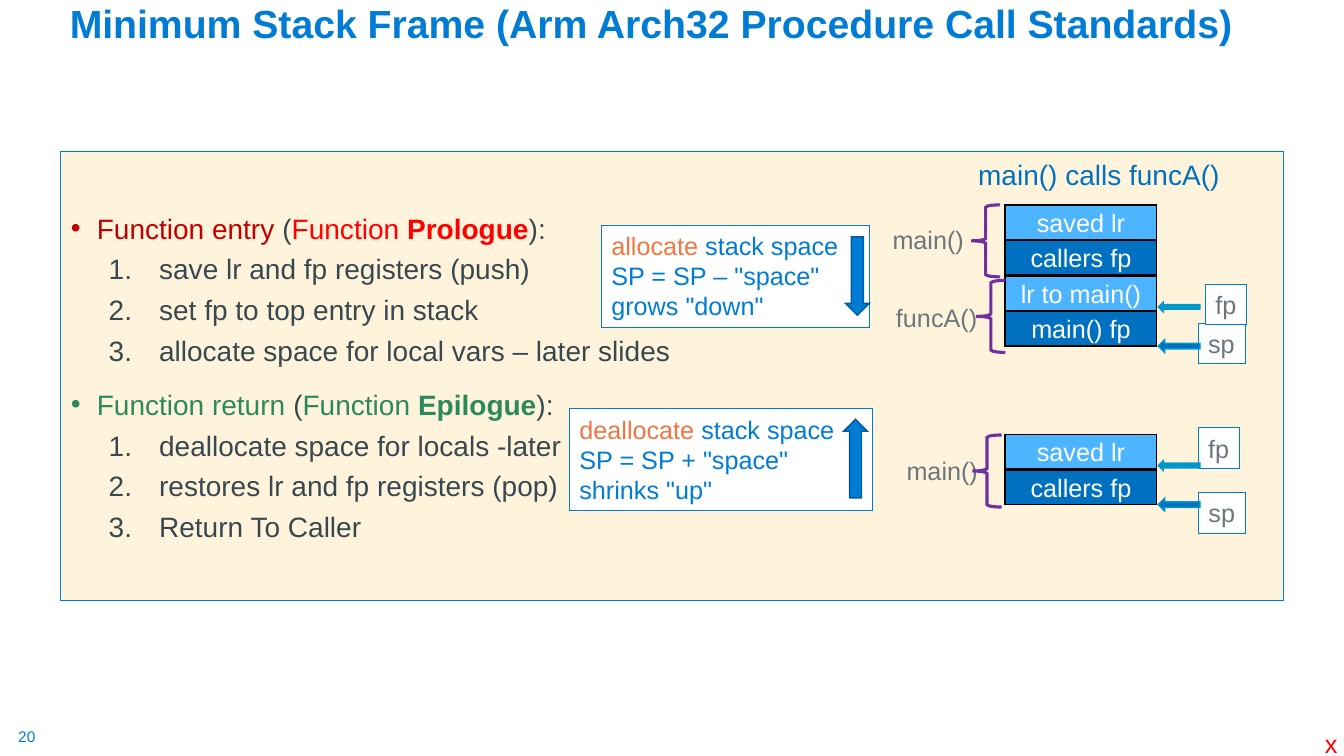
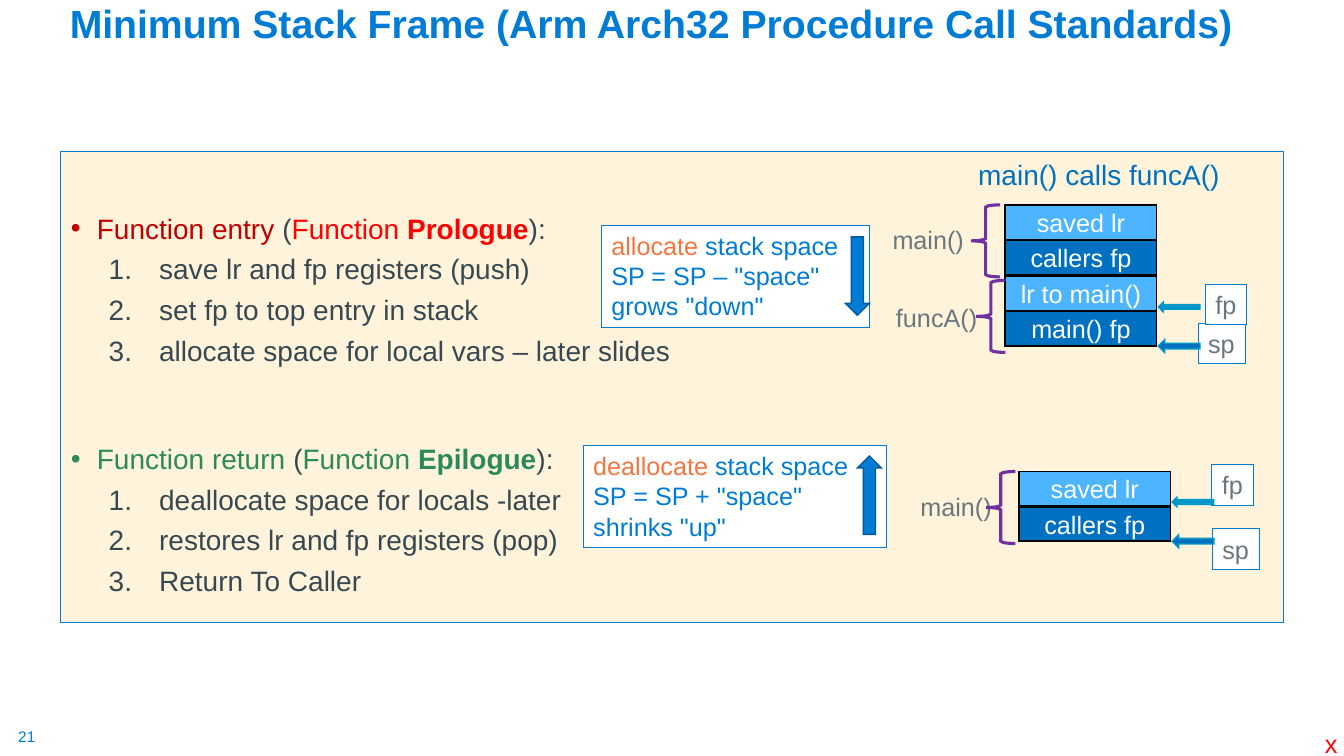
Before and after one commit to cse30-sp24/Muller-Slides, a slide deck: slide 21 of 07-Arm-Part4.pptx (slide 20 before the commit). Drawn at 1344x756 pixels with LibreOffice and Linux fonts; fonts in the diff are those of the drawing. Boxes give left, top, right and bottom in pixels: in the first picture for what was removed or moved away, otherwise in the second. Text is boxed around its words. In the diff, an @@ line names an element or a change of style, - is before the commit and + after.

```diff
--- a/07-Arm-Part4.pptx
+++ b/07-Arm-Part4.pptx
@@ text "main() calls funcA()" resized from (x1=60, y1=152, x2=1284, y2=601) to (x1=60, y1=152, x2=1284, y2=623) @@
@@ 5 rectangles, 2 left arrows, 1 text, 1 left brace, 1 down arrow moved together from (x1=570, y1=409, x2=1246, y2=532) to (x1=584, y1=446, x2=1260, y2=570) @@
@@ page number at (x1=18, y1=731, x2=35, y2=742): text changed @@
-20
+21
```
Also in this commit, not shown: 8 other slides changed, 2 slides added, 3 other files.
